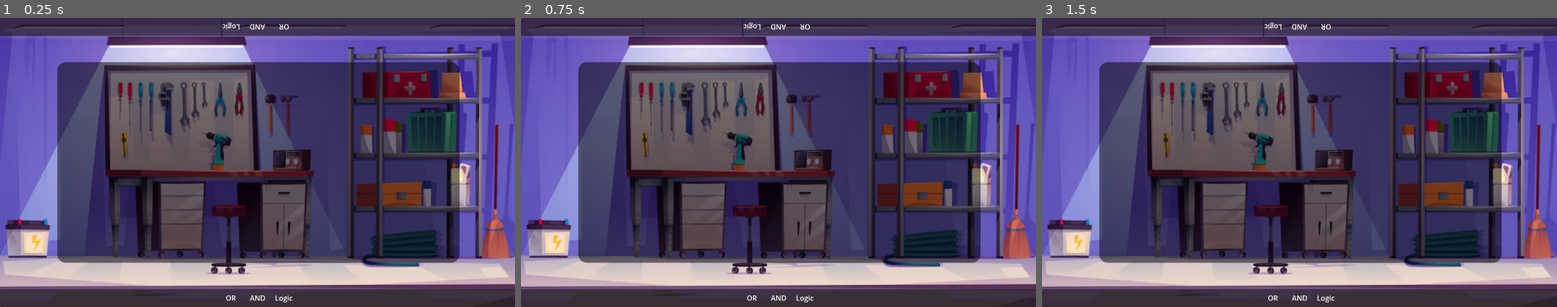
Above: before the commit, frames 1-3 (left to right).
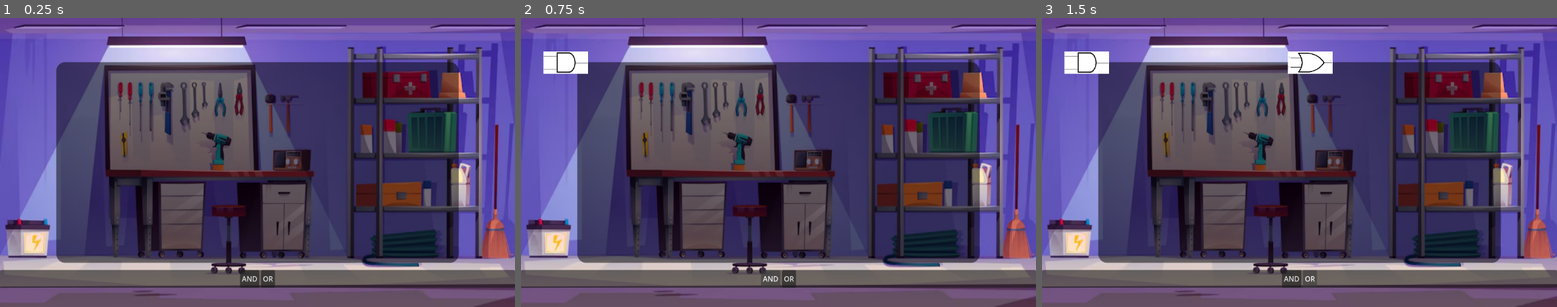
Above: after the commit, the same moments.

Repository: SvHu0511/MeDiDa
Game: Godot game, scene res://Szenen/main/main.tscn
The game is run twice, just before and just after one commit, with the same random seed, the same clock (stepped at 60 frames per second) and the same inputs.
Inputs (mouse positions are in pixels of both pictures, inside the frame that each line leads up to):
- Up to frame 1 (0.25 s): no input
- Up to frame 2 (0.75 s): click (768, 278) at 0.5 s, where only the run after the commit has a clickable "AND"
- Up to frame 3 (1.5 s): click (1309, 278) at 1.25 s, where only the run after the commit has a clickable "OR"

The runs differ from the first frame. In frame 1, 19% of the frame differs, in the area x 0-100%, y 0-100%; in frame 2, 20%; in frame 3, 20%.

Commit message:
Clean Up and Drag and Drop

Diff:
--- a/Skripte/and_gate.gd
+++ b/Skripte/and_gate_new.gd
@@ -1,27 +1,23 @@
-extends Panel
+extends Area2D
 
+@export var gate_type = "AND"
+var dragging = false
 
 # Called when the node enters the scene tree for the first time.
 func _ready() -> void:
 	pass # Replace with function body.
 
-@export var gate_type = "AND"
-
-var dragging = false
-var ofset = Vector2(0,0)
-
 
 # Called every frame. 'delta' is the elapsed time since the previous frame.
-func _process(delta) -> void:
+func _process(delta: float) -> void:
 	if dragging:
-		position = get_global_mouse_position() - ofset
-
-
-func _on_button_button_up() -> void:
-	dragging = false
+		position = get_global_mouse_position()
 
 
 func _on_button_button_down() -> void:
 	print("clicked")
 	dragging = true
-	ofset = get_global_mouse_position()
+
+
+func _on_button_button_up() -> void:
+	dragging = false
--- a/Skripte/logic_gate.gd
+++ /dev/null
@@ -1,13 +0,0 @@
-extends Panel
-
-
-# Called when the node enters the scene tree for the first time.
-func _ready() -> void:
-	pass # Replace with function body.
-
-@export var gate_type : String
-
-var dragging = false
-# Called every frame. 'delta' is the elapsed time since the previous frame.
-func _process(delta: float) -> void:
-	pass
--- a/Skripte/or_gate.gd
+++ /dev/null
@@ -1,13 +0,0 @@
-extends Panel
-
-
-# Called when the node enters the scene tree for the first time.
-func _ready() -> void:
-	pass # Replace with function body.
-
-@export var gate_type = "OR"
-
-
-# Called every frame. 'delta' is the elapsed time since the previous frame.
-func _process(delta: float) -> void:
-	pass
--- /dev/null
+++ b/Skripte/or_gate_new.gd
@@ -0,0 +1,22 @@
+extends Area2D
+
+@export var gate_type = "OR"
+var dragging = false
+
+# Called when the node enters the scene tree for the first time.
+func _ready() -> void:
+	pass # Replace with function body.
+
+
+# Called every frame. 'delta' is the elapsed time since the previous frame.
+func _process(delta: float) -> void:
+	if dragging:
+		position = get_global_mouse_position()
+
+func _on_button_button_down() -> void:
+	print("clicked")
+	dragging = true
+
+
+func _on_button_button_up() -> void:
+	dragging = false
--- a/Szenen/board/inventory.tscn
+++ b/Szenen/board/inventory.tscn
@@ -1,8 +1,24 @@
-[gd_scene format=3 uid="uid://mhumf5aamuul"]
+[gd_scene format=3 uid="uid://0le7kcpyxwjb"]
 
-[ext_resource type="PackedScene" uid="uid://c6nqsdlbor3o5" path="res://Szenen/gates/logic_gate.tscn" id="1_dyo5l"]
-[ext_resource type="PackedScene" uid="uid://dml47l5bpbw82" path="res://Szenen/gates/Or_gate_button.tscn" id="1_m0cvd"]
+[ext_resource type="PackedScene" uid="uid://pskpf4tb4xbx" path="res://Szenen/gates/logic_gate.tscn" id="1_dyo5l"]
+[ext_resource type="PackedScene" uid="uid://ltij02l833kn" path="res://Szenen/gates/Or_gate_button.tscn" id="1_m0cvd"]
 [ext_resource type="PackedScene" uid="uid://dkyk1e23f1wm6" path="res://Szenen/gates/And_gate_button.tscn" id="2_g6366"]
+
+[sub_resource type="GDScript" id="GDScript_g6366"]
+script/source = "extends Panel
+
+
+# Called when the node enters the scene tree for the first time.
+func _ready() -> void:
+	pass # Replace with function body.
+
+@export var gate_type = \"OR\"
+
+
+# Called every frame. 'delta' is the elapsed time since the previous frame.
+func _process(delta: float) -> void:
+	pass
+"
 
 [node name="BottomInventory" type="Panel" unique_id=841785449]
 offset_right = 1152.0
@@ -21,6 +37,7 @@
 
 [node name="OrGateButton" parent="HBoxContainer" unique_id=1576063522 instance=ExtResource("1_m0cvd")]
 layout_mode = 2
+script = SubResource("GDScript_g6366")
 
 [node name="AndGateButton" parent="HBoxContainer" unique_id=307010137 instance=ExtResource("2_g6366")]
 layout_mode = 2
--- a/Szenen/level_background.tscn
+++ b/Szenen/board/level_background.tscn
@@ -3,7 +3,7 @@
 [ext_resource type="Texture2D" uid="uid://du2yphfaojgy0" path="res://Assets/Werkstatt.png" id="1_4hpec"]
 [ext_resource type="Script" uid="uid://b5p3pbtruwndb" path="res://Skripte/and_button.gd" id="2_iscm3"]
 [ext_resource type="Texture2D" uid="uid://m0cso77j7uog" path="res://Assets/Puzzlebackground.png" id="2_u5t7x"]
-[ext_resource type="Script" uid="uid://d2pmew2ik2r3y" path="res://Szenen/or_button.gd" id="4_u5t7x"]
+[ext_resource type="Script" uid="uid://d2pmew2ik2r3y" path="res://Skripte/or_button.gd" id="4_u5t7x"]
 
 [node name="Level Background" type="Control" unique_id=559517426]
 layout_mode = 3
--- a/Szenen/board/puzzle_board.tscn
+++ /dev/null
@@ -1,57 +0,0 @@
-[gd_scene format=3 uid="uid://bmovdkckfw03i"]
-
-[ext_resource type="PackedScene" uid="uid://mhumf5aamuul" path="res://Szenen/board/inventory.tscn" id="1_5wwae"]
-[ext_resource type="Texture2D" uid="uid://m0cso77j7uog" path="res://Assets/Puzzlebackground.png" id="2_i15tn"]
-[ext_resource type="Texture2D" uid="uid://du2yphfaojgy0" path="res://Assets/Werkstatt.png" id="3_qhxhf"]
-
-[node name="PuzzleBoard" type="Control" unique_id=1898458110]
-layout_mode = 3
-anchors_preset = 15
-anchor_right = 1.0
-anchor_bottom = 1.0
-grow_horizontal = 2
-grow_vertical = 2
-
-[node name="CanvasLayer" type="CanvasLayer" parent="." unique_id=357222086]
-
-[node name="TextureRect" type="TextureRect" parent="CanvasLayer" unique_id=471660093]
-anchors_preset = 15
-anchor_right = 1.0
-anchor_bottom = 1.0
-grow_horizontal = 2
-grow_vertical = 2
-texture = ExtResource("3_qhxhf")
-expand_mode = 1
-
-[node name="CircuitLayer" type="CanvasLayer" parent="." unique_id=134326081]
-
-[node name="WireLayer" type="CanvasLayer" parent="." unique_id=2073556257]
-
-[node name="SlotLayer" type="CanvasLayer" parent="." unique_id=1809281180]
-
-[node name="InventoryLayer" type="CanvasLayer" parent="." unique_id=1865901152]
-
-[node name="Top" parent="InventoryLayer" unique_id=841785449 instance=ExtResource("1_5wwae")]
-offset_left = 1152.0
-offset_top = 40.0
-offset_right = 2304.0
-offset_bottom = 80.0
-rotation = 3.1415927
-
-[node name="Bottom" parent="InventoryLayer" unique_id=706005325 instance=ExtResource("1_5wwae")]
-offset_top = 608.0
-offset_bottom = 648.0
-
-[node name="OverlayLayer" type="CanvasLayer" parent="." unique_id=852760551]
-
-[node name="Puzzlebackground" type="CanvasLayer" parent="." unique_id=1215815632]
-
-[node name="TextureRect" type="TextureRect" parent="Puzzlebackground" unique_id=1465933458]
-anchors_preset = 15
-anchor_right = 1.0
-anchor_bottom = 1.0
-offset_left = 2.0
-offset_right = 2.0
-grow_horizontal = 2
-grow_vertical = 2
-texture = ExtResource("2_i15tn")
--- a/Szenen/gates/And_gate.tscn
+++ b/Szenen/gates/And_gate.tscn
@@ -1,8 +1,20 @@
 [gd_scene format=3 uid="uid://dufy3g1s6xknv"]
 
 [ext_resource type="Texture2D" uid="uid://irvpoladxjg4" path="res://Assets/and-gate.webp" id="1_1xo4q"]
+[ext_resource type="Script" uid="uid://dbn0hqmlqngst" path="res://Skripte/and_gate_new.gd" id="1_tlgs0"]
 
 [node name="AndGate" type="Area2D" unique_id=557336751]
+script = ExtResource("1_tlgs0")
 
 [node name="Image" type="Sprite2D" parent="." unique_id=1161490137]
 texture = ExtResource("1_1xo4q")
+
+[node name="Button" type="Button" parent="." unique_id=65453016]
+modulate = Color(1, 1, 1, 0)
+offset_left = -601.0
+offset_top = -231.0
+offset_right = 601.0
+offset_bottom = 232.0
+
+[connection signal="button_down" from="Button" to="." method="_on_button_button_down"]
+[connection signal="button_up" from="Button" to="." method="_on_button_button_up"]
--- a/Szenen/gates/And_gate_button.tscn
+++ b/Szenen/gates/And_gate_button.tscn
@@ -1,12 +1,10 @@
 [gd_scene format=3 uid="uid://dkyk1e23f1wm6"]
 
-[ext_resource type="Script" uid="uid://bbstbiq4bc62e" path="res://Skripte/and_gate.gd" id="1_rh2bs"]
 [ext_resource type="Texture2D" uid="uid://m0cso77j7uog" path="res://Assets/Puzzlebackground.png" id="2_6y0e3"]
 
 [node name="AndGateButton" type="Panel" unique_id=307010137]
 offset_right = 60.0
 offset_bottom = 60.0
-script = ExtResource("1_rh2bs")
 
 [node name="CenterContainer" type="CenterContainer" parent="." unique_id=1136519479]
 layout_mode = 1
--- a/Szenen/gates/Or_gate.tscn
+++ b/Szenen/gates/Or_gate.tscn
@@ -1,8 +1,20 @@
 [gd_scene format=3 uid="uid://foqfix47uaf"]
 
+[ext_resource type="Script" uid="uid://c6gvwmbkh5ls7" path="res://Skripte/or_gate_new.gd" id="1_rrkrr"]
 [ext_resource type="Texture2D" uid="uid://vlenenu6s5fw" path="res://Assets/or-gate-symbol.jpg" id="1_tdbbm"]
 
 [node name="OrGate" type="Area2D" unique_id=880919805]
+script = ExtResource("1_rrkrr")
 
 [node name="Image" type="Sprite2D" parent="." unique_id=1257452868]
 texture = ExtResource("1_tdbbm")
+
+[node name="Button" type="Button" parent="." unique_id=620601422]
+modulate = Color(1, 1, 1, 0)
+offset_left = -260.0
+offset_top = -141.0
+offset_right = 260.0
+offset_bottom = 141.0
+
+[connection signal="button_down" from="Button" to="." method="_on_button_button_down"]
+[connection signal="button_up" from="Button" to="." method="_on_button_button_up"]
--- a/Szenen/gates/Or_gate_button.tscn
+++ b/Szenen/gates/Or_gate_button.tscn
@@ -1,12 +1,10 @@
-[gd_scene format=3 uid="uid://dml47l5bpbw82"]
+[gd_scene format=3 uid="uid://ltij02l833kn"]
 
-[ext_resource type="Script" uid="uid://rdn6685qsjfe" path="res://Skripte/or_gate.gd" id="1_c6b0p"]
 [ext_resource type="Texture2D" uid="uid://m0cso77j7uog" path="res://Assets/Puzzlebackground.png" id="2_rrkrr"]
 
 [node name="OrGate" type="Panel" unique_id=997521103]
 offset_right = 60.0
 offset_bottom = 60.0
-script = ExtResource("1_c6b0p")
 
 [node name="CenterContainer" type="CenterContainer" parent="." unique_id=1879232404]
 layout_mode = 1
--- a/Szenen/gates/logic_gate.tscn
+++ b/Szenen/gates/logic_gate.tscn
@@ -1,12 +1,27 @@
-[gd_scene format=3 uid="uid://c6nqsdlbor3o5"]
+[gd_scene format=3 uid="uid://pskpf4tb4xbx"]
 
-[ext_resource type="Script" uid="uid://bjyvnk2aw5f2u" path="res://Skripte/logic_gate.gd" id="1_fogk0"]
 [ext_resource type="Texture2D" uid="uid://m0cso77j7uog" path="res://Assets/Puzzlebackground.png" id="2_paudg"]
+
+[sub_resource type="GDScript" id="GDScript_fogk0"]
+script/source = "extends Panel
+
+
+# Called when the node enters the scene tree for the first time.
+func _ready() -> void:
+	pass # Replace with function body.
+
+@export var gate_type : String
+
+var dragging = false
+# Called every frame. 'delta' is the elapsed time since the previous frame.
+func _process(delta: float) -> void:
+	pass
+"
 
 [node name="LogicGate" type="Panel" unique_id=997521103]
 offset_right = 60.0
 offset_bottom = 60.0
-script = ExtResource("1_fogk0")
+script = SubResource("GDScript_fogk0")
 
 [node name="CenterContainer" type="CenterContainer" parent="." unique_id=1879232404]
 layout_mode = 1
--- a/Szenen/main/main.tscn
+++ b/Szenen/main/main.tscn
@@ -1,7 +1,6 @@
 [gd_scene format=3 uid="uid://b1cj8civigr6u"]
 
-[ext_resource type="PackedScene" uid="uid://bmovdkckfw03i" path="res://Szenen/board/puzzle_board.tscn" id="1_5tunt"]
-[ext_resource type="Texture2D" uid="uid://m0cso77j7uog" path="res://Assets/Puzzlebackground.png" id="1_vwvuq"]
+[ext_resource type="PackedScene" uid="uid://23bn052jev1b" path="res://Szenen/board/level_background.tscn" id="1_wajws"]
 
 [node name="Main" type="Control" unique_id=1387783340]
 layout_mode = 3
@@ -11,16 +10,5 @@
 grow_horizontal = 2
 grow_vertical = 2
 
-[node name="TextureRect" type="TextureRect" parent="." unique_id=550103052]
+[node name="Level Background" parent="." unique_id=559517426 instance=ExtResource("1_wajws")]
 layout_mode = 1
-anchors_preset = 15
-anchor_right = 1.0
-anchor_bottom = 1.0
-offset_left = 2.0
-offset_right = 2.0
-grow_horizontal = 2
-grow_vertical = 2
-texture = ExtResource("1_vwvuq")
-
-[node name="PuzzleBoard" parent="." unique_id=1898458110 instance=ExtResource("1_5tunt")]
-layout_mode = 1
Not shown, removed: Skripte/and_gate.gd.uid
Not shown, added: Skripte/and_gate_new.gd.uid
Not shown, removed: Skripte/logic_gate.gd.uid
Renamed: Szenen/or_button.gd -> Skripte/or_button.gd
Renamed: Szenen/or_button.gd.uid -> Skripte/or_button.gd.uid
Not shown, removed: Skripte/or_gate.gd.uid
Not shown, added: Skripte/or_gate_new.gd.uid
